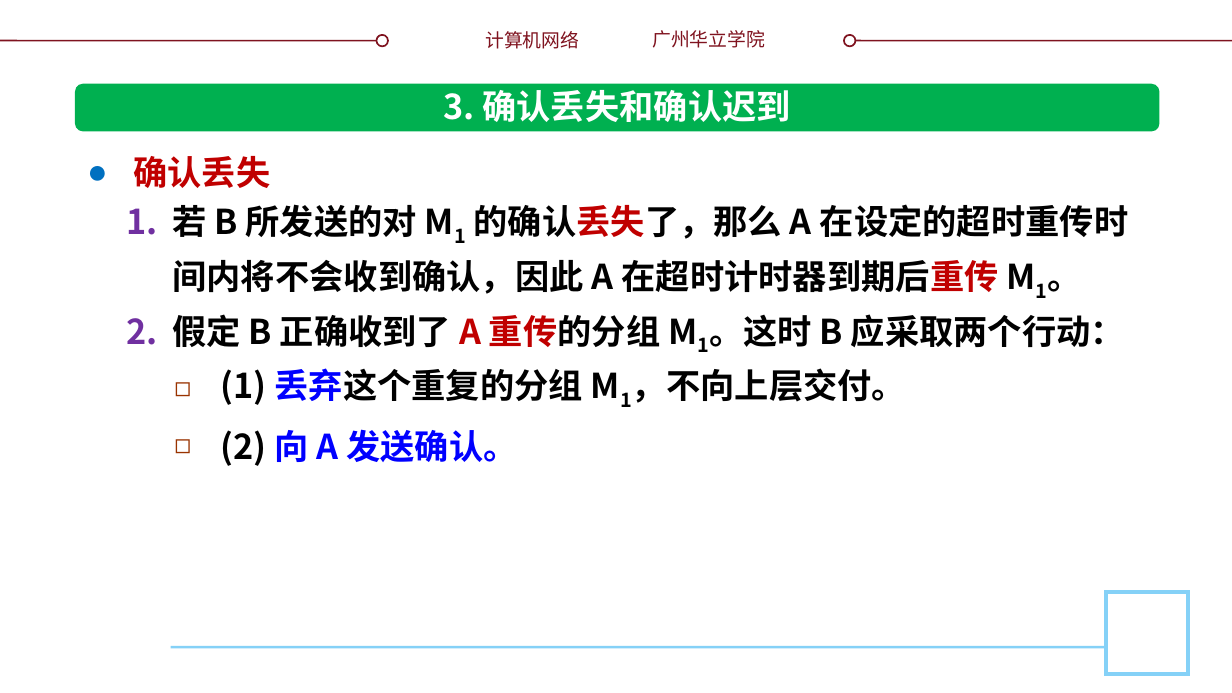
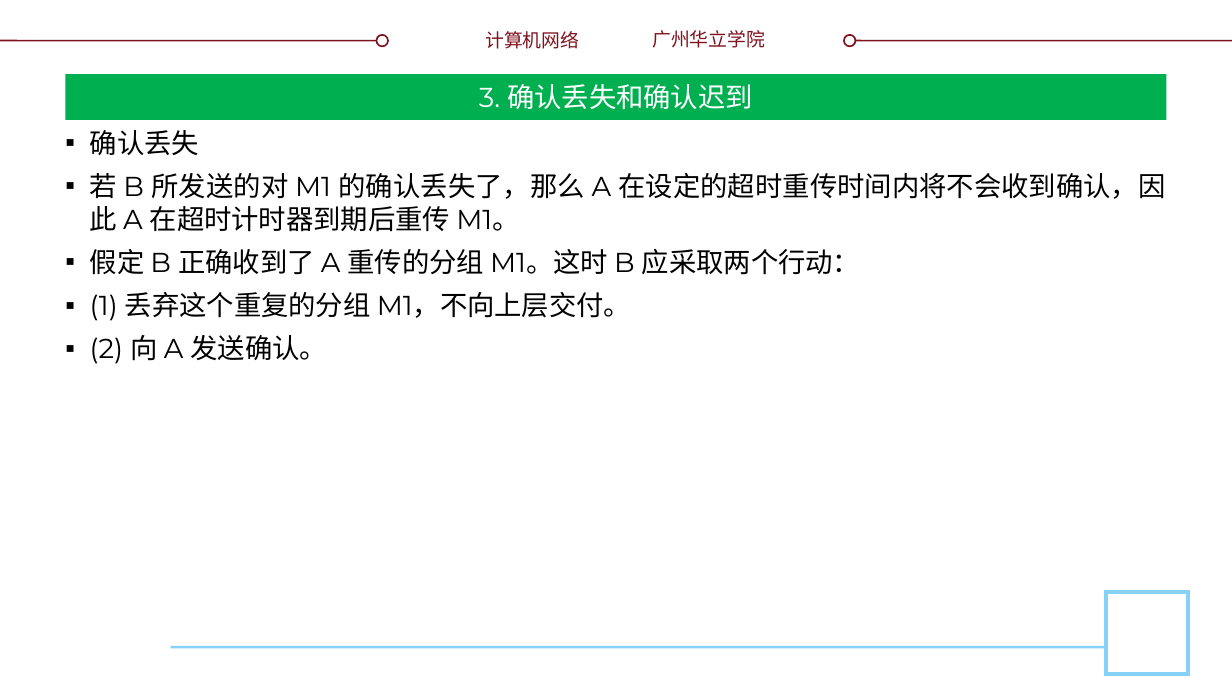
Before and after one commit to glplaman/glplaman.github.io, a slide deck: slide 54 of network/ppt/chap5.pptx (slide 53 before the commit). Drawn at 1232x693 pixels with LibreOffice and Linux fonts; fonts in the diff are those of the drawing; background and template pictures are left out. Boxes give left, top, right and bottom in pixels: in the first picture for what was removed or moved away, otherwise in the second. Text is boxed around its words. In the diff, an @@ line names an element or a change of style, - is before the commit and + after.

```diff
--- a/network/ppt/chap5.pptx
+++ b/network/ppt/chap5.pptx
@@ title "3. 确认丢失和确认迟到": place and size @@
-title "3. 确认丢失和确认迟到" at bbox=[443, 90, 791, 122]
+title "3. 确认丢失和确认迟到" at bbox=[65, 74, 1167, 120]
@@ title "3. 确认丢失和确认迟到" at bbox=[65, 74, 1167, 120]: size 20 to 16 pt, font Noto Sans CJK SC to Montserrat, bold off; vertical alignment top to middle; fill none to #00B050 @@
@@ rounded rectangle removed at bbox=[75, 84, 1159, 132] @@
@@ text "确认丢失": place and size @@
-text "确认丢失" at bbox=[133, 156, 1129, 466]
+text "确认丢失" at bbox=[90, 130, 1166, 364]
@@ text "确认丢失" at bbox=[90, 130, 1166, 364]: size 20 to 16 pt, font Noto Sans CJK SC to Montserrat, bold off; text colour #C00000 to #000000 in "确认丢失", "的确认丢失了，那么 在超时计时器到期后重传", "A 重传的分组"; now on the baseline in "M1 M1。", "M1。这时", "M1，不向上层交付。"; text colour #0000FF to #000000 in "丢弃这个重复的分组", "向 A 发送确认。"; alignment left to justified; bullet ● to ▪; line spacing 32pt to 1; more space between paragraphs; bullet 1. to ▪; bullet ◻ to ▪ @@
```
Also in this commit, not shown: 43 other slides changed, 1 slide added, 9 other files.
